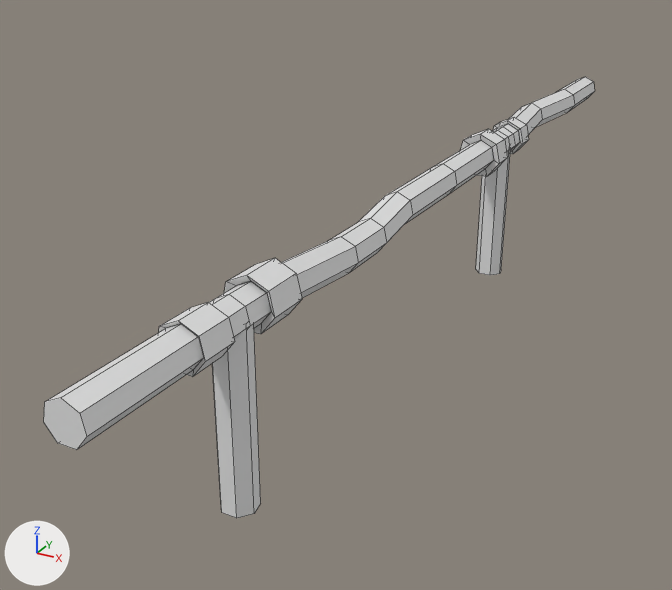
What one commit did to the Blender file Assets/Project/Models/Environment/Blender/Railing.blend.
Both versions are drawn from a 50 mm lens placed at (2.26, -6.99, 2.92), pointed at (-0.67, -1.66, 0.26). The axes (+X, +Y, +Z) are drawn at lower left. The lights are the same throughout. Mesh edges are drawn as thin lines.

The scene before the commit, as lines of its bpy script (objects in view):
```python
me_cylinder_002 = bpy.data.meshes.new('Cylinder.002')
me_cylinder_002.from_pydata(...)  # 238 vertices, 223 faces; spans x -0.29..0.06, y -4.83..2.47, z -0.01..1.24
ob_cylinder_002 = bpy.data.objects.new('Cylinder.002', me_cylinder_002)
ob_cylinder_002.location = (0.0, 0.0, 0.0)
```
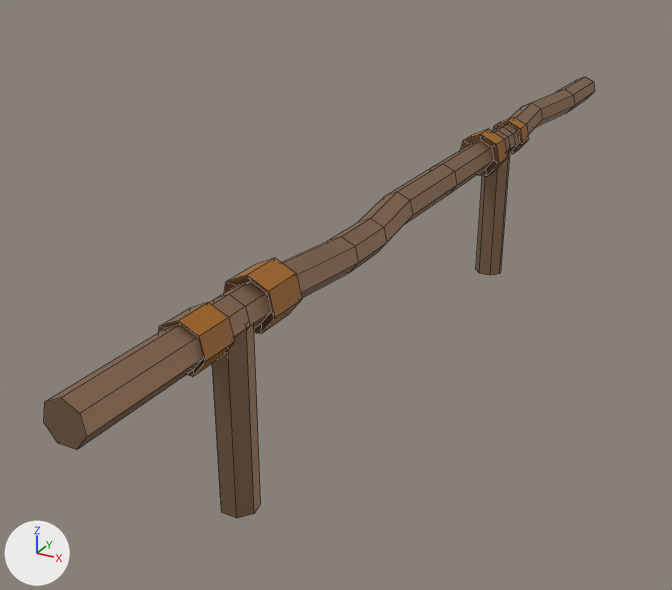
Location of each change, (x1, y1, x2, y2) in pixels of the pictures (672 x 590 px):
part 1 of me_cylinder_002, recoloured (grey to brown): (44, 77, 595, 518) in both
part 2 of me_cylinder_002, recoloured (white to brown): (464, 117, 529, 175) in both
part 3 of me_cylinder_002, recoloured (white to brown): (178, 258, 302, 375) in both

The change, as a diff of the scene's bpy script:
```diff
--- a/Assets/Project/Models/Environment/Blender/Railing.blend.py
+++ b/Assets/Project/Models/Environment/Blender/Railing.blend.py
@@ mat_rust1 @@
+mat_rust1 = principled_material('Rust1')
+mat_rust1.base_color = (0.386, 0.242, 0.153)  # beige #a7876d
+mat_rust1.metallic = 1.0
+mat_rust1.roughness = 0.6
@@ mat_rust2 @@
+mat_rust2 = principled_material('Rust2')
+mat_rust2.base_color = (0.366, 0.131, 0.00588)  # brown #a36512
@@ me_cylinder_002 @@
 me_cylinder_002.from_pydata(...)  # 238 vertices, 223 faces; spans x -0.29..0.06, y -4.83..2.47, z -0.01..1.24
 # used by ob_cylinder_002; location = (0.0, 0.0, 0.0)
+# me_cylinder_002 part 1: 185 of the faces centred in x -0.24..0.02, y -4.83..2.47, z -0.01..1.18 switch from no material to mat_rust1 (beige #a7876d)
+# me_cylinder_002 part 2: 28 of the faces centred in x -0.25..0.05, y -0.39..0.22, z 0.92..1.21 switch from no material to mat_rust2 (brown #a36512)
+# me_cylinder_002 part 3: 10 of the faces centred in x -0.24..0.04, y -4.01..-3.46, z 0.93..1.2 switch from no material to mat_rust2 (brown #a36512)
```
